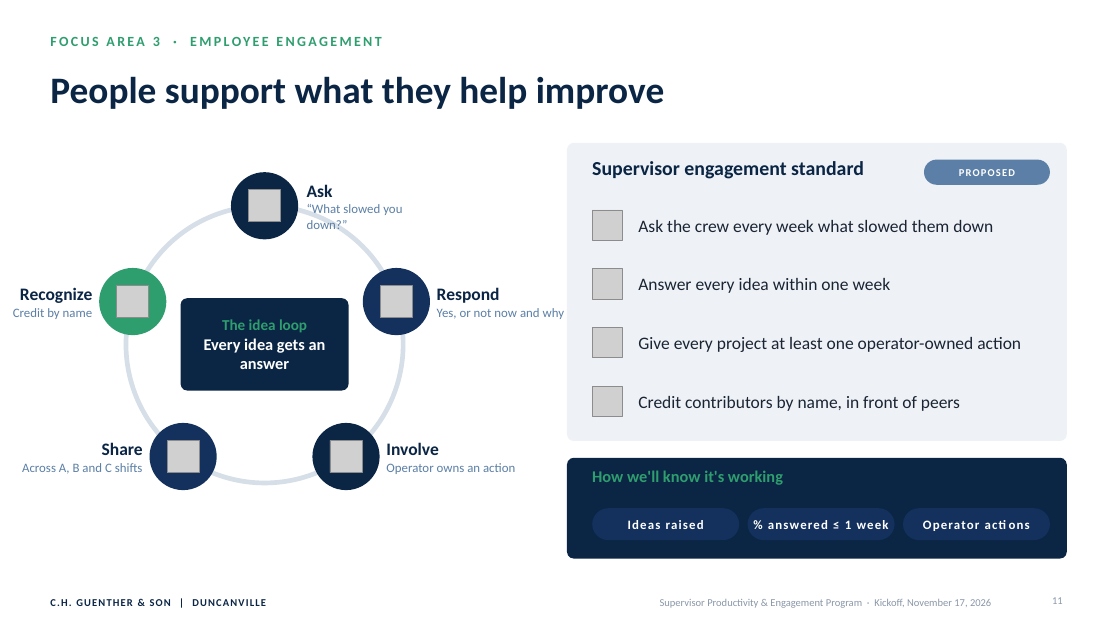
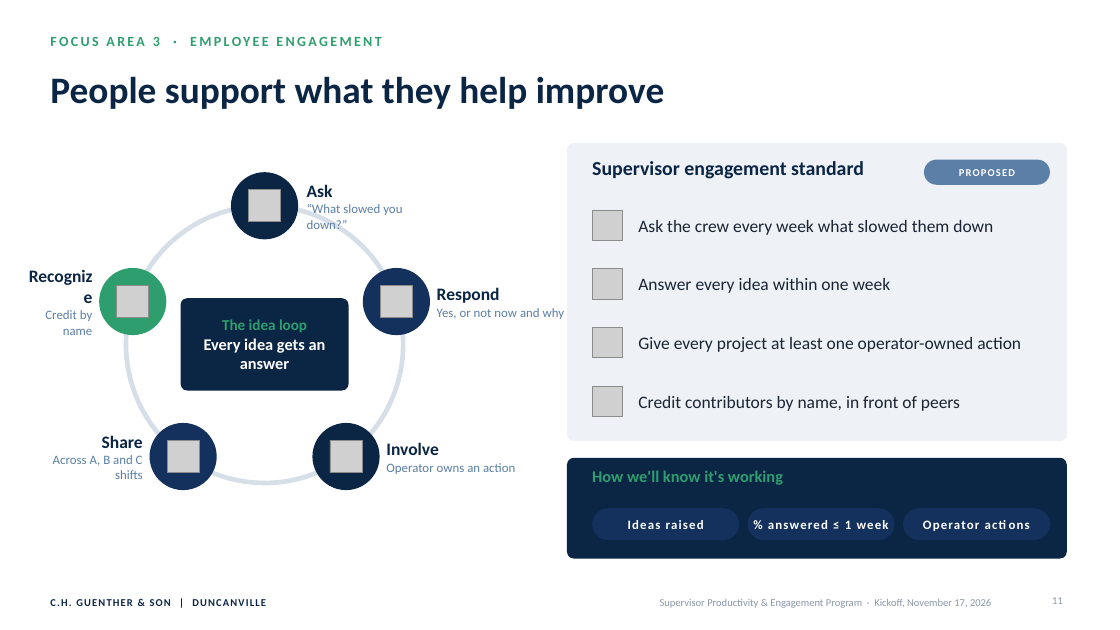
Before and after one commit to mabendeh/QMS_System1, a slide deck: slide 11 of presentations/CHG_Duncanville_Supervisor_Program/CHG_Duncanville_Supervisor_Program_Kickoff_NoTransitions.pptx. Drawn at 1120x630 pixels with LibreOffice and Linux fonts; fonts in the diff are those of the drawing; grey boxes stand for pictures. Boxes give left, top, right and bottom in pixels: in the first picture for what was removed or moved away, otherwise in the second. Text is boxed around its words. In the diff, an @@ line names an element or a change of style, - is before the commit and + after.

```diff
--- a/presentations/CHG_Duncanville_Supervisor_Program/CHG_Duncanville_Supervisor_Program_Kickoff_NoTransitions.pptx
+++ b/presentations/CHG_Duncanville_Supervisor_Program/CHG_Duncanville_Supervisor_Program_Kickoff_NoTransitions.pptx
@@ text "Recognize" rewrapped from <box>13,287,93,319</box> to <box>45,310,93,335</box> @@
@@ text "Share" rewrapped from <box>22,442,143,474</box> to <box>53,435,143,479</box> @@
```
Also in this commit, not shown: 4 other files.
